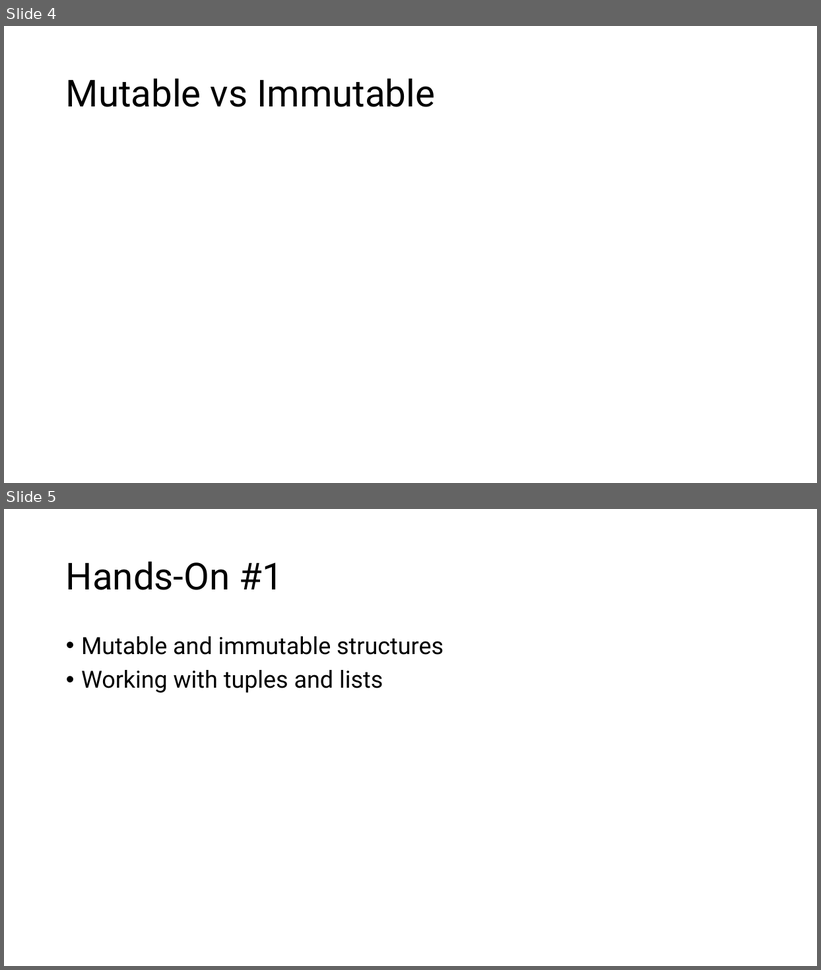
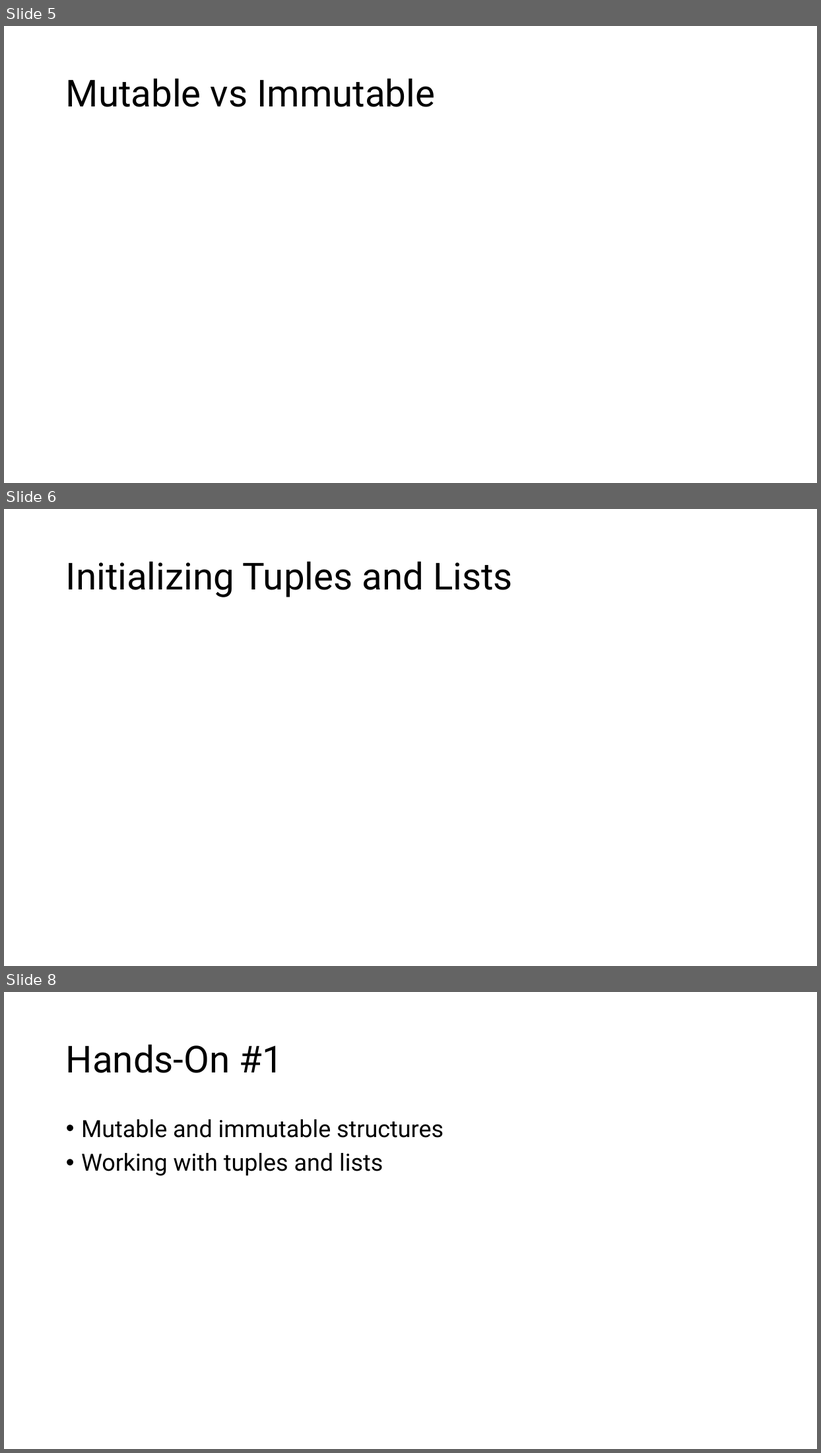
Before and after one commit to CyberDave80/AI2C-Prereqs, a slide deck: lesson06/Data Structures Basics/Data Structures Basics.pptx. Shown one above the other, each under a label of ours: slides 4 and 5 before the commit, slides 5, 6 and 8 after it; the slides between them are not shown. The pictures are 821x970 and 821x1453 pixels, drawn with LibreOffice and Linux fonts; fonts in the diff are those of the drawing. Boxes give left, top, right and bottom in pixels: in the first picture for what was removed or moved away, otherwise in the second. Text is boxed around its words. In the diff, an @@ line names an element or a change of style, - is before the commit and + after.

```diff
--- a/lesson06/Data Structures Basics/Data Structures Basics.pptx
+++ b/lesson06/Data Structures Basics/Data Structures Basics.pptx
@@ slide 6 added at box(4, 509, 817, 966), background #FFFFFF @@
@@ title added at box(66, 561, 513, 597), 44 pt, text #000000 @@
+Initializing Tuples and Lists
@@ what was slide 4 is now slide 5 @@
@@ what was slide 5 is now slide 8 @@
```
Also in this commit, not shown: 2 other slides added, 7 other files.
